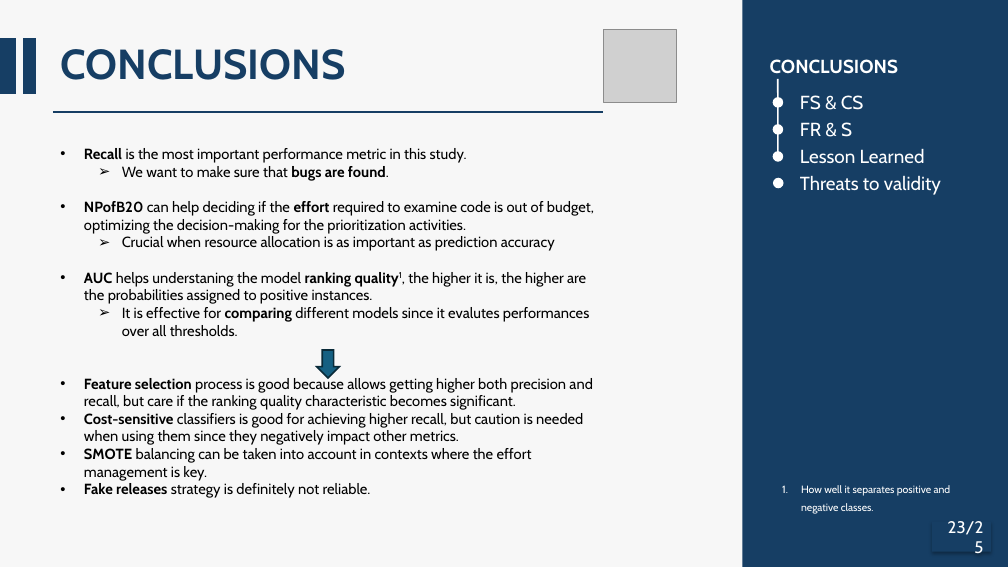
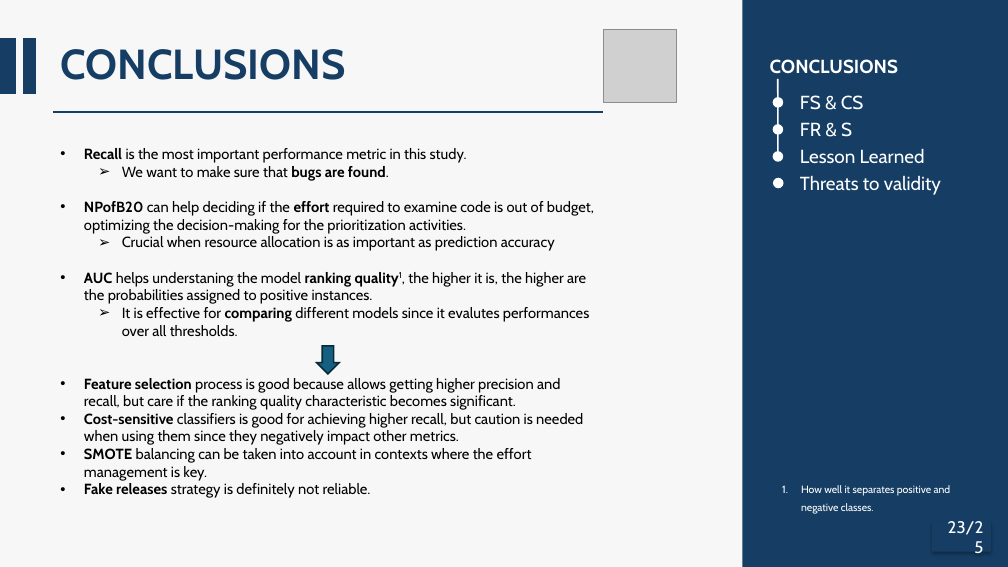
Before and after one commit to AlessandroFinocchi/ISW2_Metrics_Proj, a slide deck: slide 23 of docs/ISW2_Presentation.pptm. Drawn at 1008x567 pixels with LibreOffice and Linux fonts; fonts in the diff are those of the drawing; grey boxes stand for pictures. Boxes give left, top, right and bottom in pixels: in the first picture for what was removed or moved away, otherwise in the second. Text is boxed around its words. In the diff, an @@ line names an element or a change of style, - is before the commit and + after.

```diff
--- a/docs/ISW2_Presentation.pptm
+++ b/docs/ISW2_Presentation.pptm
@@ down arrow: place and size @@
-down arrow at (317,350,340,378)
+down arrow at (317,346,340,374)
@@ text at (84,378,560,410): text changed @@
-• Feature selection process is good because allows getting higher both precision and recall, but care if the ranking quality characteristic becomes significant.
+• Feature selection process is good because allows getting higher precision and recall, but care if the ranking quality characteristic becomes significant.
```
Also in this commit, not shown: 4 other slides changed.
